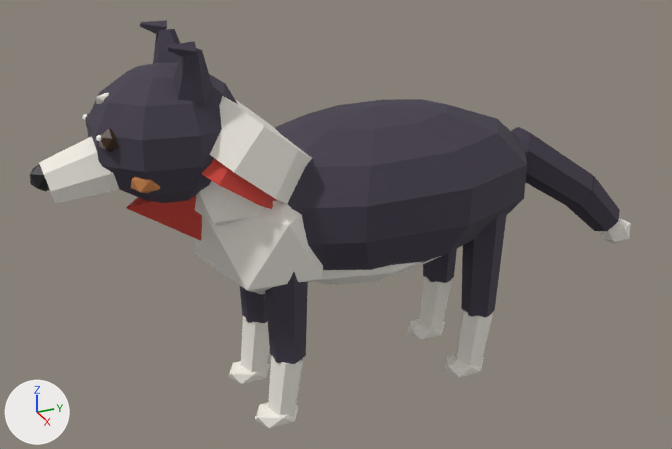
An edit to the glTF model public/assets/collie.glb, drawn before and after from the same camera.
Both versions are drawn from a 50 mm lens placed at (2.02, -0.994, 1.517), pointed at (-0.032, -0.071, 0.491). Lighting does not change. The marker at lower left points along +X, +Y and +Z. The first picture is the older version. Where no turn or scale is listed for an object, it has been applied to the vertices. Vertices at exactly the same position are counted once.

In view in the first picture: 'body', 'ear_l', 'ear_r', 'head', 'leg_bl', 'leg_br', 'leg_fl', 'leg_fr', 'tail'.
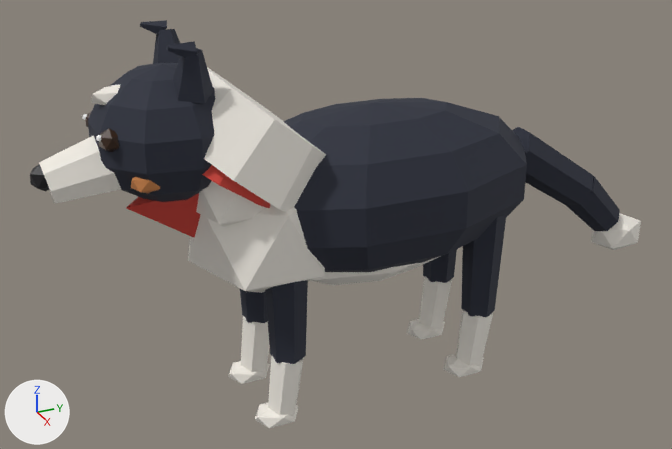
Where the change shows, as pixel boxes (x1, y1, x2, y2) in the pictures (672 x 449 px; the box of a moved part takes in the faces that stretch with it):
'body', reshaped (14% taller): before (126, 96, 527, 295); after (126, 67, 527, 293)
'head', reshaped: before (30, 62, 238, 203); after (30, 63, 215, 203)
'tail', recoloured, reshaped (7% wider): before (511, 127, 631, 244); after (512, 127, 641, 250)
'ear_l', recoloured: (166, 41, 214, 103) in both
'ear_r', recoloured (greyish purple to dark blue): (140, 20, 180, 64) in both
part 1 of me_body, moved or reshaped: before (195, 96, 527, 295); after (188, 67, 527, 293)
part 2 of me_head, moved or reshaped (mostly hidden before): before (96, 93, 109, 104); after (91, 84, 121, 105)
part 3 of me_head, moved or reshaped: before (86, 62, 238, 203); after (88, 63, 215, 202)
part 4 of me_tail, moved or reshaped: before (600, 218, 631, 244); after (591, 213, 641, 250)

Diff of the bpy script that builds the scene:
```diff
--- a/public/assets/collie.glb.py
+++ b/public/assets/collie.glb.py
@@ mat_coat_black @@
 mat_coat_black = principled_material('coat_black')
-mat_coat_black.base_color = (0.0561, 0.0452, 0.0704)  # greyish purple #433c4b
+mat_coat_black.base_color = (0.0232, 0.0273, 0.0452)  # dark blue #2a2e3c
 mat_coat_black.roughness = 0.85
@@ me_body @@
 # used by ob_body; location = (0.0, 0.0, 0.58)
-me_body.from_pydata(...)  # 164 vertices, 300 faces; spans x -0.223..0.231, y -0.623..0.485, z -0.237..0.355
+me_body.from_pydata(...)  # 164 vertices, 300 faces; spans x -0.228..0.235, y -0.623..0.485, z -0.23..0.383
+# me_body part 1: 106 of 164 vertices moved; they spanned x -0.223..0.231, y -0.522..0.485, z -0.237..0.355 and now span x -0.228..0.235, y -0.54..0.485, z -0.23..0.383; mean shift (0.001, 0.001, 0.002); largest move (0.0, -0.161, 0.137) -> (0.0, -0.123, 0.139)
 me_body.materials.append(mat_coat_black)
@@ me_head @@
 # used by ob_head; location = (0.0, -0.42, 0.76)
-me_head.from_pydata(...)  # 168 vertices, 296 faces; spans x -0.158..0.162, y -0.404..0.088, z -0.101..0.221
+me_head.from_pydata(...)  # 168 vertices, 296 faces; spans x -0.164..0.163, y -0.404..0.094, z -0.1..0.22
+# me_head part 2: the loose piece of 12 vertices spanning x -0.025..0.025, y -0.242..-0.098, z 0.133..0.177 is scaled about its middle by (1.53, 1.27, 1.33), then moved by (0.0, 0.01, 0.005)
+# me_head part 3: 55 of 168 vertices moved; they spanned x -0.158..0.162, y -0.261..0.088, z -0.101..0.221 and now span x -0.164..0.163, y -0.258..0.094, z -0.1..0.22; mean shift (-0.003, 0.001, -0.002); largest move (-0.064, -0.074, -0.085) -> (-0.076, -0.075, -0.085)
 me_head.materials.append(mat_coat_black)
@@ me_tail @@
 # used by ob_tail; location = (0.0, 0.45, 0.64)
-me_tail.from_pydata(...)  # 40 vertices, 68 faces; spans x -0.063..0.063, y -0.036..0.453, z -0.374..0.049
-me_tail.vertices[28].co = (0.0, 0.408, -0.374)  # pixel (613, 243)
-me_tail.vertices[29].co = (0.032, 0.378, -0.348)  # pixel (614, 241)
-me_tail.vertices[30].co = (-0.014, 0.361, -0.35)  # pixel (599, 237)
-me_tail.vertices[31].co = (-0.041, 0.407, -0.35)
-me_tail.vertices[32].co = (-0.012, 0.453, -0.349)
-me_tail.vertices[33].co = (0.033, 0.435, -0.348)  # pixel (629, 238)
-me_tail.vertices[34].co = (0.01, 0.36, -0.308)
-me_tail.vertices[35].co = (-0.034, 0.378, -0.309)
-me_tail.vertices[36].co = (-0.033, 0.434, -0.309)
-me_tail.vertices[37].co = (0.012, 0.451, -0.308)  # pixel (630, 223)
-me_tail.vertices[38].co = (0.039, 0.406, -0.307)  # pixel (624, 229)
-me_tail.vertices[39].co = (-0.002, 0.405, -0.283)
+me_tail.from_pydata(...)  # 40 vertices, 68 faces; spans x -0.063..0.063, y -0.036..0.486, z -0.397..0.049
+# me_tail part 4
+me_tail.vertices[28].co = (0.001, 0.41, -0.397)  # pixel (613, 250)
+me_tail.vertices[29].co = (0.048, 0.361, -0.361)  # pixel (612, 248)
+me_tail.vertices[30].co = (-0.016, 0.331, -0.362)  # pixel (591, 242)
+me_tail.vertices[31].co = (-0.056, 0.408, -0.363)
+me_tail.vertices[32].co = (-0.018, 0.486, -0.362)
+me_tail.vertices[33].co = (0.047, 0.458, -0.361)  # pixel (637, 242)
+me_tail.vertices[34].co = (0.019, 0.33, -0.303)  # pixel (600, 229)
+me_tail.vertices[35].co = (-0.045, 0.359, -0.305)
+me_tail.vertices[36].co = (-0.045, 0.455, -0.305)
+me_tail.vertices[37].co = (0.019, 0.486, -0.304)  # pixel (641, 220)
+me_tail.vertices[38].co = (0.059, 0.408, -0.303)  # pixel (629, 230)
+me_tail.vertices[39].co = (0.002, 0.407, -0.269)  # pixel (618, 212)
 me_tail.materials.append(mat_coat_black)
```
